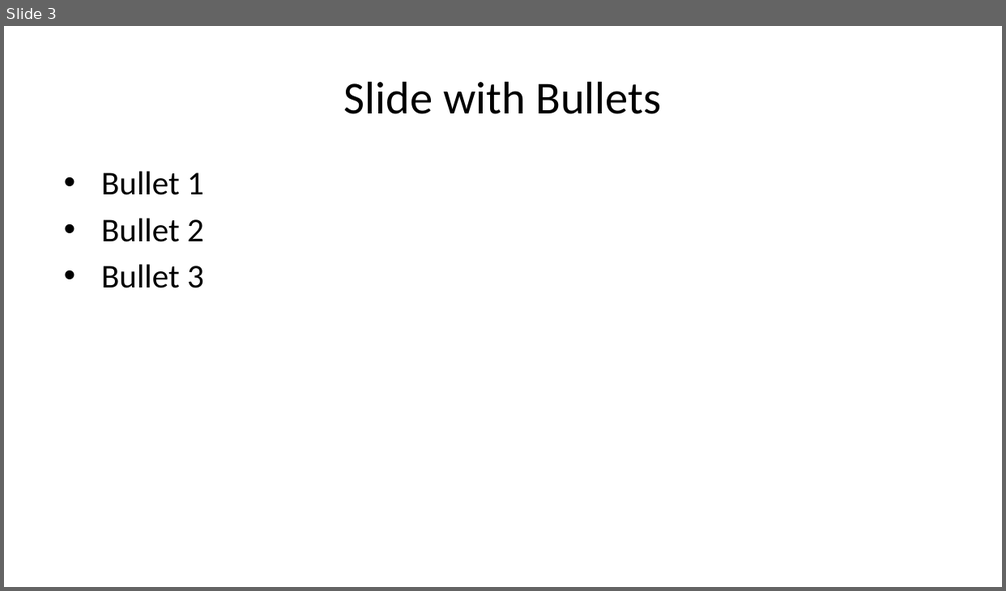
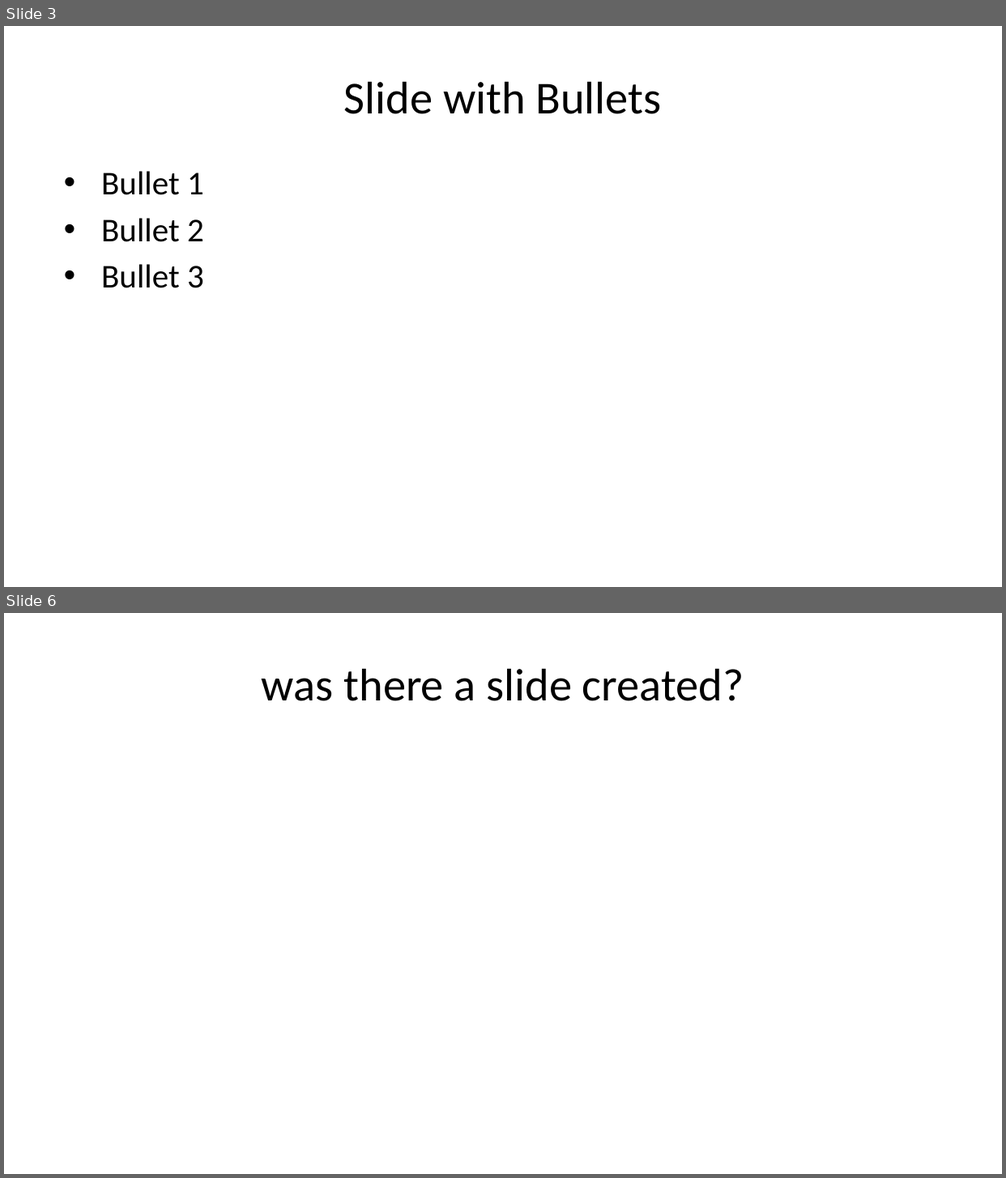
Before and after one commit to KevinDLopez/CECS450-Project1, a slide deck: Project_code.pptx. Shown one above the other, each under a label of ours: slide 3 before the commit, slides 3 and 6 after it; the slides between them are not shown. The pictures are 1006x591 and 1006x1178 pixels, drawn with LibreOffice and Linux fonts; fonts in the diff are those of the drawing. Boxes give left, top, right and bottom in pixels: in the first picture for what was removed or moved away, otherwise in the second. Text is boxed around its words. In the diff, an @@ line names an element or a change of style, - is before the commit and + after.

```diff
--- a/Project_code.pptx
+++ b/Project_code.pptx
@@ slide 6 added at <box>4,613,1002,1174</box>, background #FFFFFF @@
@@ title added at <box>262,668,744,701</box>, 33 pt, text #000000 @@
+was there a slide created?
```
Also in this commit, not shown: 2 slides changed, 1 other slide added, 5 other files.
